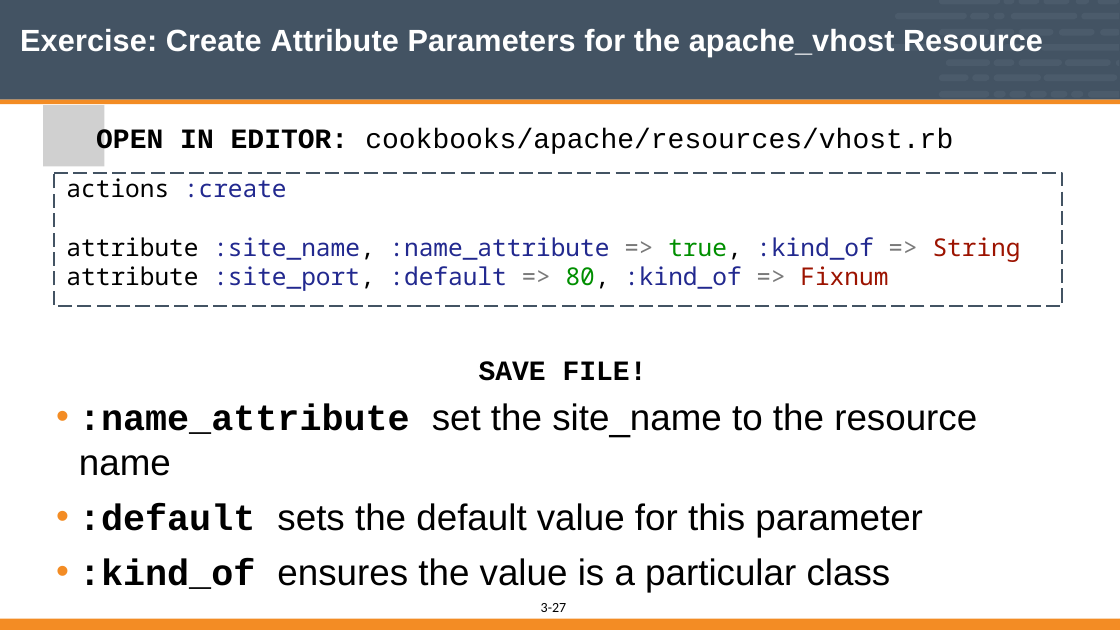
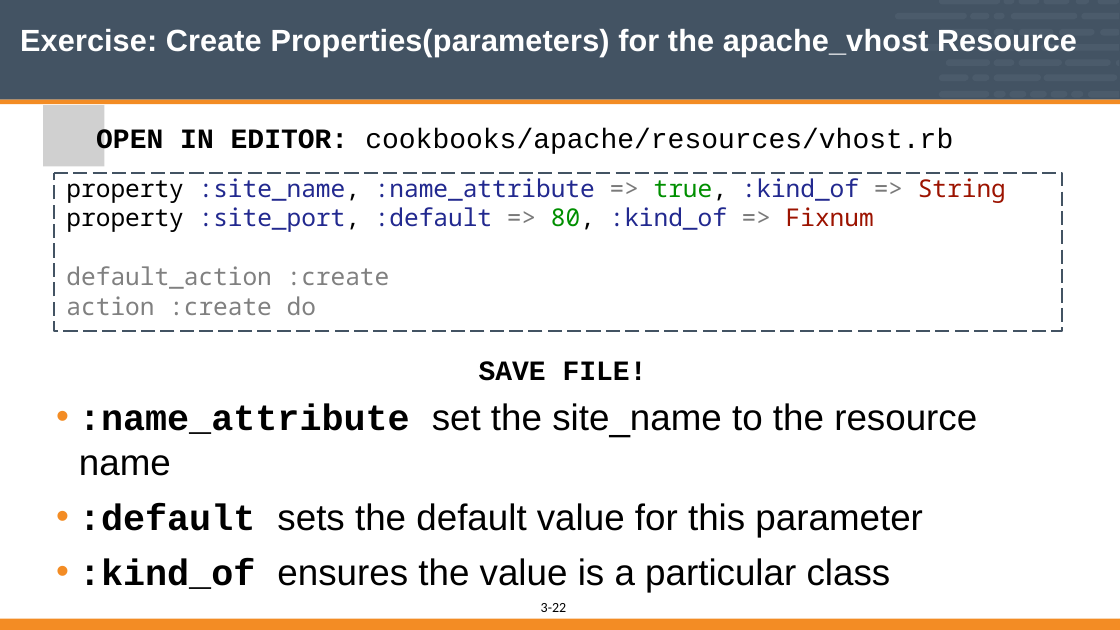
Before and after one commit to vinyar/chef-intermediate, a slide deck: slide 22 of 03-building_custom_resources.pptx (slide 27 before the commit). Drawn at 1120x630 pixels with LibreOffice and Linux fonts; fonts in the diff are those of the drawing; grey boxes stand for pictures. Boxes give left, top, right and bottom in pixels: in the first picture for what was removed or moved away, otherwise in the second. Text is boxed around its words. In the diff, an @@ line names an element or a change of style, - is before the commit and + after.

Commit message:
add support for new resource

```diff
--- a/03-building_custom_resources.pptx
+++ b/03-building_custom_resources.pptx
@@ title at [20, 29, 1077, 57]: text changed @@
-Exercise: Create Attribute Parameters for the apache_vhost Resource
+Exercise: Create Properties(parameters) for the apache_vhost Resource
@@ freeform shape "property :site_name, :name_attribute => true, ...": place and size @@
-freeform shape "property :site_name, :name_attribute => true, ..." at [54, 173, 1062, 306]
+freeform shape "property :site_name, :name_attribute => true, ..." at [54, 173, 1062, 331]
@@ text in freeform shape at [66, 178, 1006, 315]: text changed @@
-actions :create
-attribute :site_name, :name_attribute => true, :kind_of => String
-attribute :site_port, :default => 80, :kind_of => Fixnum
+property :site_name, :name_attribute => true, :kind_of => String
+property :site_port, :default => 80, :kind_of => Fixnum
+default_action :create
+action :create do
@@ page number at [541, 603, 567, 612]: text changed @@
-27
+22
```
Also in this commit, not shown: 18 other slides changed, 6 slides removed, 1 other file.
